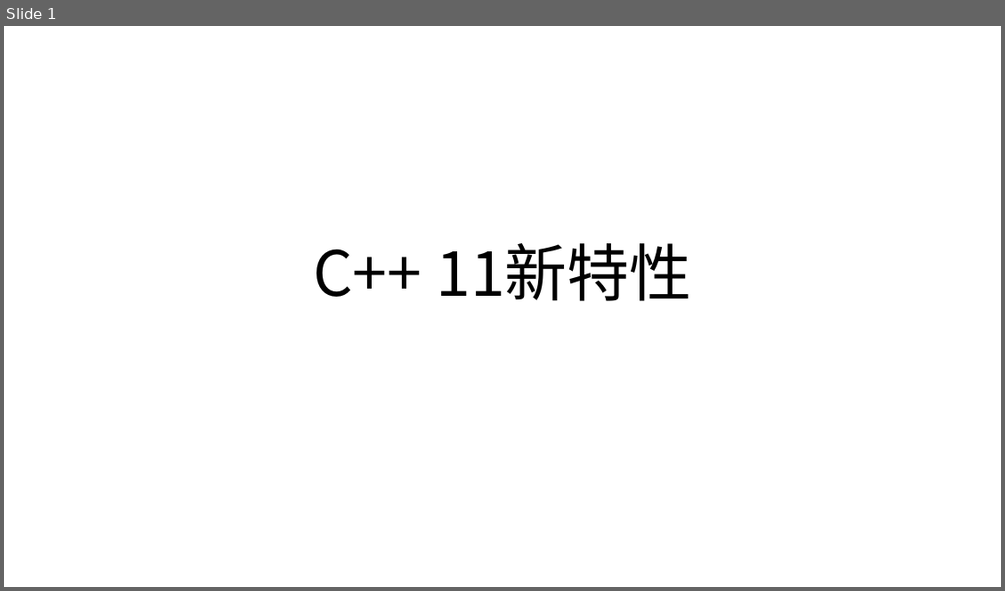
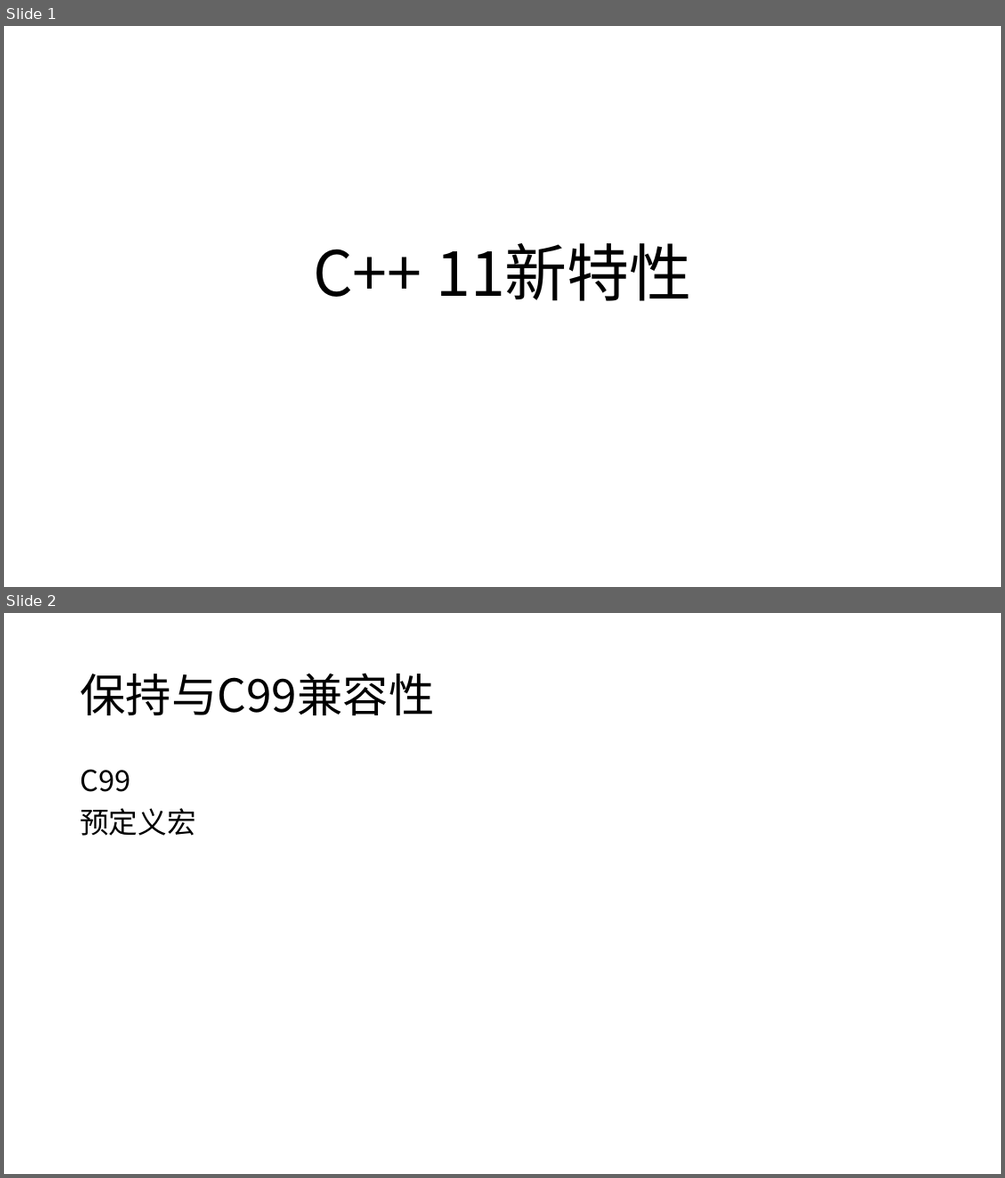
Before and after one commit to Mr-WangJin/cpp11, a slide deck: c++11.pptx. Shown one above the other, each under a label of ours: slide 1 before the commit, slides 1 and 2 after it. The pictures are 1005x591 and 1005x1178 pixels, drawn with LibreOffice and Linux fonts; fonts in the diff are those of the drawing. Boxes give left, top, right and bottom in pixels: in the first picture for what was removed or moved away, otherwise in the second. Text is boxed around its words. In the diff, an @@ line names an element or a change of style, - is before the commit and + after.

```diff
--- a/c++11.pptx
+++ b/c++11.pptx
@@ slide 2 added at [4, 613, 1001, 1174], background #FFFFFF @@
@@ title added at [80, 673, 434, 715], 44 pt, text #000000 @@
+保持与C99兼容性
@@ text added at [80, 769, 196, 835], 28 pt, text #000000 @@
+C99
+预定义宏
```
Also in this commit, not shown: 1 other slide added, 1 slide removed, 8 other files.
